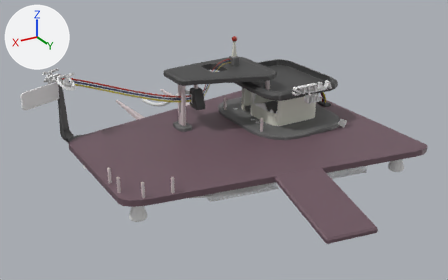
The FBX model Assets/Modelos/Gasolinera/Gasolinera.fbx: old version first, new version second.
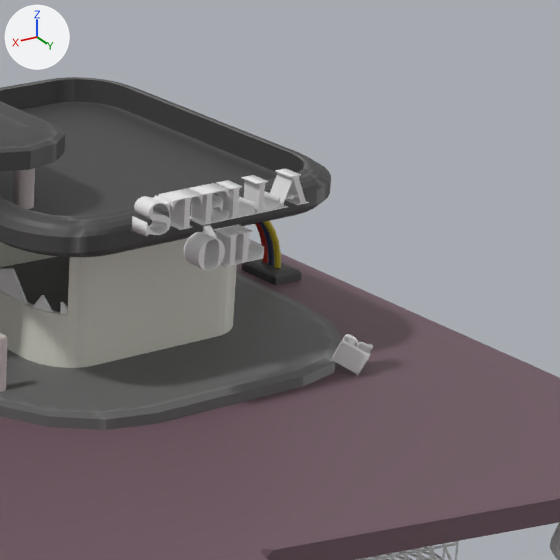
The first picture shows the older version from a 50 mm camera at (85.8, 120.1, 52.3) aimed at (17.7, 6.6, -4.5). The close-ups show the older and then the newer version on the part from 58% to 87% of the width and 15% to 61% of the height of that picture. Only the edits that show in the close-ups are written down. Arrows for +X, +Y and +Z are at upper left; the lights stay in place. Where no turn or scale is listed for an object, it has been applied to the vertices.
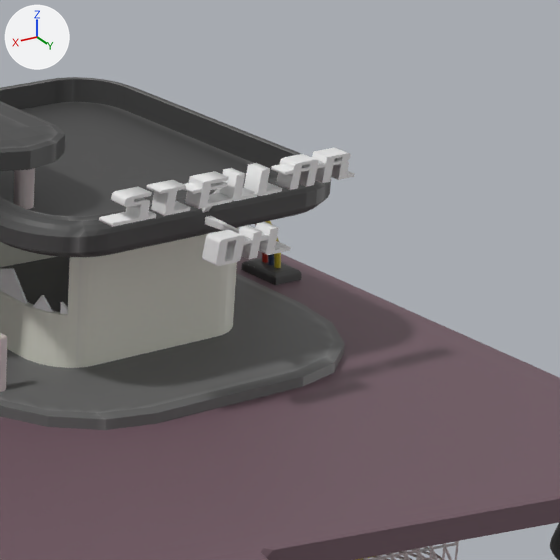
Location of each change, [x1, y1, x2, y2] in pixels of the close-ups (560 x 560 px):
'Text.003', added: after [99, 148, 355, 266]
'Cube.005', deleted: before [132, 169, 373, 376]

Patch to the scene script:
```diff
--- a/Assets/Modelos/Gasolinera/Gasolinera.fbx.py
+++ b/Assets/Modelos/Gasolinera/Gasolinera.fbx.py
@@ me_text_003 @@
+me_text_003.from_pydata(...)  # 1196 vertices, 1754 faces; spans x -10.5..5.6, y -4.6..0.6, z 0.0..4.1
@@ ob_cube_005 @@
-ob_cube_005 = bpy.data.objects.new('Cube.005', me_cube_005)
-ob_cube_005.location = (-2.1, 12.3, 5.42)
@@ ob_text_003 @@
+ob_text_003 = bpy.data.objects.new('Text.003', me_text_003)
+ob_text_003.location = (0.5, 15.75, 4.47)
```
